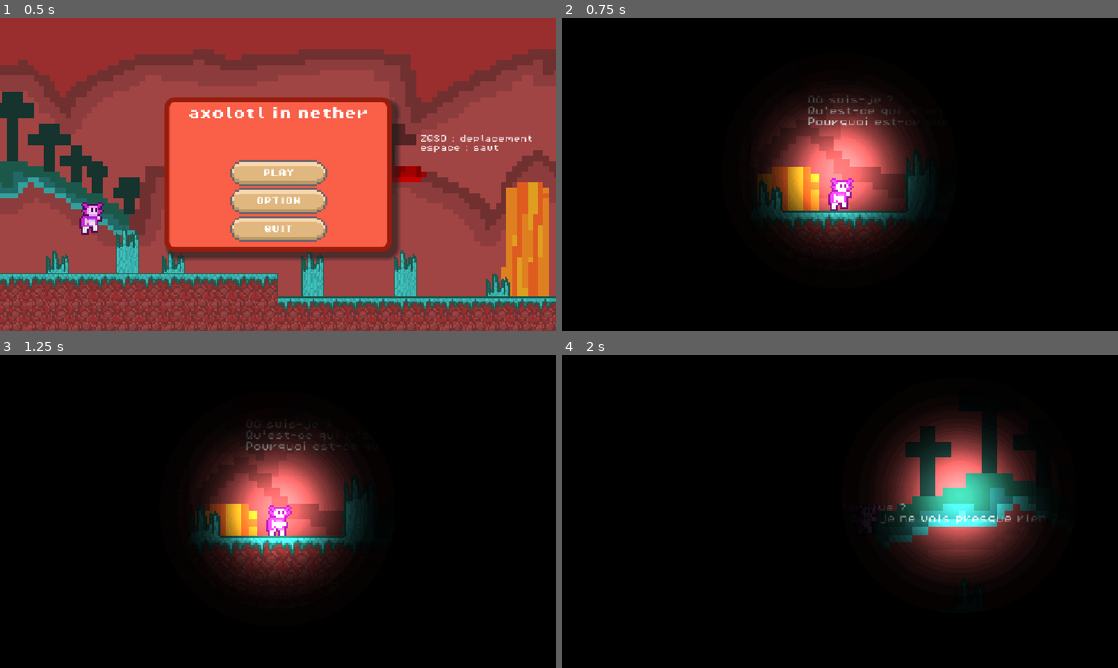
Above: before the commit, frames 1-4 (two rows, left to right).
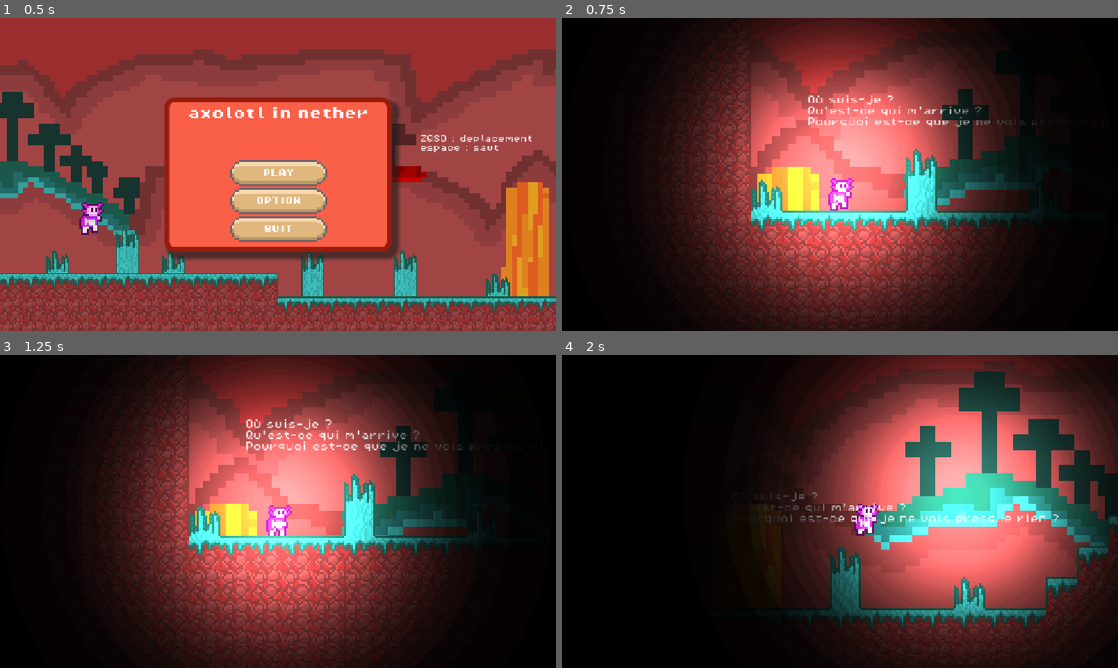
Above: after the commit, the same moments.

Repository: SashMuch/Axolotl-in-Nether
Game: Godot game, scene res://scene/main_menu.tscn
The game is run twice, just before and just after one commit, with the same random seed, the same clock (stepped at 60 frames per second) and the same inputs.
Inputs (mouse positions are in pixels of both pictures, inside the frame that each line leads up to):
- Up to frame 1 (0.5 s): no input
- Up to frame 2 (0.75 s): click "PLAY" at 0.5 s
- Up to frame 3 (1.25 s): no input
- Up to frame 4 (2 s): tap Enter (ui_accept) at 1.25 s; move the mouse to (962, 495) at 1.27 s; hold D (droite) from 1.28 s (still down); tap S (dash) at 1.35 s; click (962, 495) at 1.42 s; tap Space (saut) at 1.52 s

Frame 1 is identical in both runs. In frame 2, 58% of the frame differs, in the area x 14-87%, y 0-100%; in frame 3, 58%; in frame 4, 57%.

Commit message:
Version finale itch

Diff:
--- a/icon.svg
+++ b/icon.svg
@@ -1 +1,290 @@
-<svg xmlns="http://www.w3.org/2000/svg" width="128" height="128"><rect width="124" height="124" x="2" y="2" fill="#363d52" stroke="#212532" stroke-width="4" rx="14"/><g fill="#fff" transform="translate(12.322 12.322)scale(.101)"><path d="M105 673v33q407 354 814 0v-33z"/><path fill="#478cbf" d="m105 673 152 14q12 1 15 14l4 67 132 10 8-61q2-11 15-15h162q13 4 15 15l8 61 132-10 4-67q3-13 15-14l152-14V427q30-39 56-81-35-59-83-108-43 20-82 47-40-37-88-64 7-51 8-102-59-28-123-42-26 43-46 89-49-7-98 0-20-46-46-89-64 14-123 42 1 51 8 102-48 27-88 64-39-27-82-47-48 49-83 108 26 42 56 81zm0 33v39c0 276 813 276 814 0v-39l-134 12-5 69q-2 10-14 13l-162 11q-12 0-16-11l-10-65H446l-10 65q-4 11-16 11l-162-11q-12-3-14-13l-5-69z"/><path d="M483 600c0 34 58 34 58 0v-86c0-34-58-34-58 0z"/><circle cx="725" cy="526" r="90"/><circle cx="299" cy="526" r="90"/></g><g fill="#414042" transform="translate(12.322 12.322)scale(.101)"><circle cx="307" cy="532" r="60"/><circle cx="717" cy="532" r="60"/></g></svg>
+<?xml version="1.0" encoding="UTF-8"?>
+<svg xmlns="http://www.w3.org/2000/svg" width="256" height="256" viewBox="0 0 32 32">
+  <title>Icône axolotl rose - Godot</title>
+  <g shape-rendering="crispEdges">
+    <rect x="6" y="6" width="6" height="1" fill="#70004a"/>
+    <rect x="19" y="6" width="6" height="1" fill="#70004a"/>
+    <rect x="6" y="7" width="1" height="1" fill="#70004a"/>
+    <rect x="7" y="7" width="1" height="1" fill="#ff8fd4"/>
+    <rect x="8" y="7" width="1" height="1" fill="#ff1ea9"/>
+    <rect x="9" y="7" width="1" height="1" fill="#ff1fa6"/>
+    <rect x="10" y="7" width="1" height="1" fill="#f00082"/>
+    <rect x="11" y="7" width="1" height="1" fill="#70004a"/>
+    <rect x="19" y="7" width="1" height="1" fill="#70004a"/>
+    <rect x="20" y="7" width="1" height="1" fill="#fd59c0"/>
+    <rect x="21" y="7" width="1" height="1" fill="#ff29ab"/>
+    <rect x="22" y="7" width="1" height="1" fill="#ff0099"/>
+    <rect x="23" y="7" width="1" height="1" fill="#ff8fd4"/>
+    <rect x="24" y="7" width="1" height="1" fill="#70004a"/>
+    <rect x="6" y="8" width="1" height="1" fill="#70004a"/>
+    <rect x="7" y="8" width="1" height="1" fill="#ff19ab"/>
+    <rect x="8" y="8" width="1" height="1" fill="#ff1ca9"/>
+    <rect x="9" y="8" width="1" height="1" fill="#ff1fa6"/>
+    <rect x="10" y="8" width="1" height="1" fill="#ff0089"/>
+    <rect x="11" y="8" width="9" height="1" fill="#70004a"/>
+    <rect x="20" y="8" width="1" height="1" fill="#ff61c4"/>
+    <rect x="21" y="8" width="1" height="1" fill="#ff2aaa"/>
+    <rect x="22" y="8" width="1" height="1" fill="#ff039f"/>
+    <rect x="23" y="8" width="1" height="1" fill="#fc009f"/>
+    <rect x="24" y="8" width="1" height="1" fill="#70004a"/>
+    <rect x="4" y="9" width="5" height="1" fill="#70004a"/>
+    <rect x="9" y="9" width="1" height="1" fill="#ee0075"/>
+    <rect x="10" y="9" width="1" height="1" fill="#ff0493"/>
+    <rect x="11" y="9" width="1" height="1" fill="#a40053"/>
+    <rect x="12" y="9" width="7" height="1" fill="#ff32bc"/>
+    <rect x="19" y="9" width="1" height="1" fill="#ff1a9f"/>
+    <rect x="20" y="9" width="1" height="1" fill="#ff119a"/>
+    <rect x="21" y="9" width="1" height="1" fill="#f00078"/>
+    <rect x="22" y="9" width="5" height="1" fill="#70004a"/>
+    <rect x="4" y="10" width="1" height="1" fill="#70004a"/>
+    <rect x="5" y="10" width="1" height="1" fill="#ff8fd4"/>
+    <rect x="6" y="10" width="2" height="1" fill="#ff46ba"/>
+    <rect x="8" y="10" width="2" height="1" fill="#70004a"/>
+    <rect x="10" y="10" width="1" height="1" fill="#e40075"/>
+    <rect x="11" y="10" width="1" height="1" fill="#ff32bc"/>
+    <rect x="12" y="10" width="2" height="1" fill="#ffc3e9"/>
+    <rect x="14" y="10" width="1" height="1" fill="#ffa4dd"/>
+    <rect x="15" y="10" width="1" height="1" fill="#ffa2dd"/>
+    <rect x="16" y="10" width="1" height="1" fill="#ffa0dd"/>
+    <rect x="17" y="10" width="1" height="1" fill="#ffa5dd"/>
+    <rect x="18" y="10" width="1" height="1" fill="#ffb7e4"/>
+    <rect x="19" y="10" width="1" height="1" fill="#ff32bc"/>
+    <rect x="20" y="10" width="1" height="1" fill="#e20072"/>
+    <rect x="21" y="10" width="2" height="1" fill="#70004a"/>
+    <rect x="23" y="10" width="2" height="1" fill="#ff46ba"/>
+    <rect x="25" y="10" width="1" height="1" fill="#ff8fd4"/>
+    <rect x="26" y="10" width="1" height="1" fill="#70004a"/>
+    <rect x="4" y="11" width="1" height="1" fill="#70004a"/>
+    <rect x="5" y="11" width="2" height="1" fill="#ff46ba"/>
+    <rect x="7" y="11" width="1" height="1" fill="#fc0288"/>
+    <rect x="8" y="11" width="1" height="1" fill="#f70082"/>
+    <rect x="9" y="11" width="1" height="1" fill="#70004a"/>
+    <rect x="10" y="11" width="1" height="1" fill="#ff57c5"/>
+    <rect x="11" y="11" width="1" height="1" fill="#ff9eda"/>
+    <rect x="12" y="11" width="1" height="1" fill="#ff9fde"/>
+    <rect x="13" y="11" width="1" height="1" fill="#ffa4dd"/>
+    <rect x="14" y="11" width="1" height="1" fill="#ffa1dc"/>
+    <rect x="15" y="11" width="1" height="1" fill="#ffa2dd"/>
+    <rect x="16" y="11" width="3" height="1" fill="#ffa3dd"/>
+    <rect x="19" y="11" width="1" height="1" fill="#ffa8e3"/>
+    <rect x="20" y="11" width="1" height="1" fill="#ff59c4"/>
+    <rect x="21" y="11" width="1" height="1" fill="#70004a"/>
+    <rect x="22" y="11" width="1" height="1" fill="#f70082"/>
+    <rect x="23" y="11" width="1" height="1" fill="#fc0288"/>
+    <rect x="24" y="11" width="2" height="1" fill="#ff46ba"/>
+    <rect x="26" y="11" width="1" height="1" fill="#70004a"/>
+    <rect x="4" y="12" width="2" height="1" fill="#70004a"/>
+    <rect x="6" y="12" width="1" height="1" fill="#f7007f"/>
+    <rect x="7" y="12" width="1" height="1" fill="#ff0b91"/>
+    <rect x="8" y="12" width="1" height="1" fill="#ff0c99"/>
+    <rect x="9" y="12" width="1" height="1" fill="#ff57c5"/>
+    <rect x="10" y="12" width="1" height="1" fill="#ffa5dc"/>
+    <rect x="11" y="12" width="1" height="1" fill="#ffa3dc"/>
+    <rect x="12" y="12" width="1" height="1" fill="#ffa2dc"/>
+    <rect x="13" y="12" width="1" height="1" fill="#ffa2dd"/>
+    <rect x="14" y="12" width="1" height="1" fill="#ffa3dc"/>
+    <rect x="15" y="12" width="1" height="1" fill="#ffa4dd"/>
+    <rect x="16" y="12" width="1" height="1" fill="#ffa2dd"/>
+    <rect x="17" y="12" width="1" height="1" fill="#ffa4dd"/>
+    <rect x="18" y="12" width="1" height="1" fill="#ffa2dc"/>
+    <rect x="19" y="12" width="1" height="1" fill="#ffa0db"/>
+    <rect x="20" y="12" width="1" height="1" fill="#ffa4dd"/>
+    <rect x="21" y="12" width="1" height="1" fill="#ff32bc"/>
+    <rect x="22" y="12" width="1" height="1" fill="#ff0c99"/>
+    <rect x="23" y="12" width="1" height="1" fill="#ff0b91"/>
+    <rect x="24" y="12" width="1" height="1" fill="#f7007f"/>
+    <rect x="25" y="12" width="2" height="1" fill="#70004a"/>
+    <rect x="5" y="13" width="2" height="1" fill="#70004a"/>
+    <rect x="7" y="13" width="1" height="1" fill="#a20055"/>
+    <rect x="8" y="13" width="1" height="1" fill="#ec0075"/>
+    <rect x="9" y="13" width="1" height="1" fill="#ff57c5"/>
+    <rect x="10" y="13" width="1" height="1" fill="#ffa2dc"/>
+    <rect x="11" y="13" width="3" height="1" fill="#70004a"/>
+    <rect x="14" y="13" width="2" height="1" fill="#ffa4dd"/>
+    <rect x="16" y="13" width="1" height="1" fill="#ffa2dd"/>
+    <rect x="17" y="13" width="3" height="1" fill="#70004a"/>
+    <rect x="20" y="13" width="1" height="1" fill="#ffa3dc"/>
+    <rect x="21" y="13" width="1" height="1" fill="#ff59c4"/>
+    <rect x="22" y="13" width="1" height="1" fill="#ec0075"/>
+    <rect x="23" y="13" width="1" height="1" fill="#a20055"/>
+    <rect x="24" y="13" width="1" height="1" fill="#70004a"/>
+    <rect x="3" y="14" width="4" height="1" fill="#70004a"/>
+    <rect x="7" y="14" width="1" height="1" fill="#a70054"/>
+    <rect x="8" y="14" width="1" height="1" fill="#f20073"/>
+    <rect x="9" y="14" width="1" height="1" fill="#ff57c5"/>
+    <rect x="10" y="14" width="1" height="1" fill="#ffa8df"/>
+    <rect x="11" y="14" width="3" height="1" fill="#70004a"/>
+    <rect x="14" y="14" width="1" height="1" fill="#ffa3dd"/>
+    <rect x="15" y="14" width="1" height="1" fill="#ffa2dc"/>
+    <rect x="16" y="14" width="1" height="1" fill="#ffa2dd"/>
+    <rect x="17" y="14" width="3" height="1" fill="#70004a"/>
+    <rect x="20" y="14" width="1" height="1" fill="#ff9cd9"/>
+    <rect x="21" y="14" width="1" height="1" fill="#ff32bc"/>
+    <rect x="22" y="14" width="1" height="1" fill="#f20073"/>
+    <rect x="23" y="14" width="1" height="1" fill="#a70054"/>
+    <rect x="24" y="14" width="4" height="1" fill="#70004a"/>
+    <rect x="3" y="15" width="1" height="1" fill="#70004a"/>
+    <rect x="4" y="15" width="1" height="1" fill="#ff9bdf"/>
+    <rect x="5" y="15" width="1" height="1" fill="#ff45bb"/>
+    <rect x="6" y="15" width="1" height="1" fill="#ec0078"/>
+    <rect x="7" y="15" width="2" height="1" fill="#70004a"/>
+    <rect x="9" y="15" width="1" height="1" fill="#ff59c4"/>
+    <rect x="10" y="15" width="1" height="1" fill="#ffa5de"/>
+    <rect x="11" y="15" width="3" height="1" fill="#70004a"/>
+    <rect x="14" y="15" width="1" height="1" fill="#ff9ddc"/>
+    <rect x="15" y="15" width="1" height="1" fill="#ffa3dc"/>
+    <rect x="16" y="15" width="1" height="1" fill="#ffa2dd"/>
+    <rect x="17" y="15" width="3" height="1" fill="#70004a"/>
+    <rect x="20" y="15" width="1" height="1" fill="#ffa6de"/>
+    <rect x="21" y="15" width="1" height="1" fill="#ff57c5"/>
+    <rect x="22" y="15" width="2" height="1" fill="#70004a"/>
+    <rect x="24" y="15" width="1" height="1" fill="#ff45b8"/>
+    <rect x="25" y="15" width="1" height="1" fill="#ff5ebb"/>
+    <rect x="26" y="15" width="1" height="1" fill="#ff8fd4"/>
+    <rect x="27" y="15" width="1" height="1" fill="#70004a"/>
+    <rect x="3" y="16" width="1" height="1" fill="#70004a"/>
+    <rect x="4" y="16" width="1" height="1" fill="#ff2aba"/>
+    <rect x="5" y="16" width="1" height="1" fill="#ff17a5"/>
+    <rect x="6" y="16" width="1" height="1" fill="#ff12a0"/>
+    <rect x="7" y="16" width="1" height="1" fill="#ff0193"/>
+    <rect x="8" y="16" width="1" height="1" fill="#ff0094"/>
+    <rect x="9" y="16" width="1" height="1" fill="#ff32bc"/>
+    <rect x="10" y="16" width="1" height="1" fill="#ffa5dc"/>
+    <rect x="11" y="16" width="1" height="1" fill="#ffa0dd"/>
+    <rect x="12" y="16" width="2" height="1" fill="#ff9edc"/>
+    <rect x="14" y="16" width="1" height="1" fill="#ffa2db"/>
+    <rect x="15" y="16" width="1" height="1" fill="#ffa0db"/>
+    <rect x="16" y="16" width="1" height="1" fill="#ffa2dd"/>
+    <rect x="17" y="16" width="1" height="1" fill="#ff9edc"/>
+    <rect x="18" y="16" width="1" height="1" fill="#ffa0dd"/>
+    <rect x="19" y="16" width="1" height="1" fill="#ffa0db"/>
+    <rect x="20" y="16" width="1" height="1" fill="#ffa2dc"/>
+    <rect x="21" y="16" width="1" height="1" fill="#ff59c4"/>
+    <rect x="22" y="16" width="1" height="1" fill="#ff0094"/>
+    <rect x="23" y="16" width="1" height="1" fill="#ff0193"/>
+    <rect x="24" y="16" width="1" height="1" fill="#ff12a0"/>
+    <rect x="25" y="16" width="1" height="1" fill="#ff17a5"/>
+    <rect x="26" y="16" width="1" height="1" fill="#ff008e"/>
+    <rect x="27" y="16" width="1" height="1" fill="#70004a"/>
+    <rect x="3" y="17" width="2" height="1" fill="#70004a"/>
+    <rect x="5" y="17" width="1" height="1" fill="#df0172"/>
+    <rect x="6" y="17" width="1" height="1" fill="#ff038e"/>
+    <rect x="7" y="17" width="1" height="1" fill="#f40082"/>
+    <rect x="8" y="17" width="1" height="1" fill="#f70082"/>
+    <rect x="9" y="17" width="1" height="1" fill="#ff32bc"/>
+    <rect x="10" y="17" width="1" height="1" fill="#ffa2db"/>
+    <rect x="11" y="17" width="1" height="1" fill="#ffa2dd"/>
+    <rect x="12" y="17" width="1" height="1" fill="#ffa2db"/>
+    <rect x="13" y="17" width="1" height="1" fill="#ffa2dc"/>
+    <rect x="14" y="17" width="1" height="1" fill="#ffa3dd"/>
+    <rect x="15" y="17" width="1" height="1" fill="#ffa2dd"/>
+    <rect x="16" y="17" width="1" height="1" fill="#ffa3dd"/>
+    <rect x="17" y="17" width="1" height="1" fill="#ffa3df"/>
+    <rect x="18" y="17" width="1" height="1" fill="#ffa2dd"/>
+    <rect x="19" y="17" width="1" height="1" fill="#ffa2db"/>
+    <rect x="20" y="17" width="1" height="1" fill="#ff9fdb"/>
+    <rect x="21" y="17" width="1" height="1" fill="#ff32bc"/>
+    <rect x="22" y="17" width="1" height="1" fill="#f70082"/>
+    <rect x="23" y="17" width="1" height="1" fill="#f40082"/>
+    <rect x="24" y="17" width="1" height="1" fill="#ff038e"/>
+    <rect x="25" y="17" width="1" height="1" fill="#df0172"/>
+    <rect x="26" y="17" width="1" height="1" fill="#70004a"/>
+    <rect x="4" y="18" width="1" height="1" fill="#70004a"/>
+    <rect x="5" y="18" width="1" height="1" fill="#c1005a"/>
+    <rect x="6" y="18" width="1" height="1" fill="#ff008a"/>
+    <rect x="7" y="18" width="1" height="1" fill="#dd0073"/>
+    <rect x="8" y="18" width="1" height="1" fill="#e30074"/>
+    <rect x="9" y="18" width="1" height="1" fill="#ff32bc"/>
+    <rect x="10" y="18" width="1" height="1" fill="#ffa3db"/>
+    <rect x="11" y="18" width="1" height="1" fill="#ffa5dd"/>
+    <rect x="12" y="18" width="1" height="1" fill="#ffa2dc"/>
+    <rect x="13" y="18" width="2" height="1" fill="#ffa1dc"/>
+    <rect x="15" y="18" width="1" height="1" fill="#ffa1db"/>
+    <rect x="16" y="18" width="2" height="1" fill="#ffa4dd"/>
+    <rect x="18" y="18" width="1" height="1" fill="#ffa1dc"/>
+    <rect x="19" y="18" width="1" height="1" fill="#ffa0dd"/>
+    <rect x="20" y="18" width="1" height="1" fill="#ffa3dd"/>
+    <rect x="21" y="18" width="1" height="1" fill="#ff32bc"/>
+    <rect x="22" y="18" width="1" height="1" fill="#e30074"/>
+    <rect x="23" y="18" width="1" height="1" fill="#dd0073"/>
+    <rect x="24" y="18" width="1" height="1" fill="#ff008a"/>
+    <rect x="25" y="18" width="1" height="1" fill="#c1005a"/>
+    <rect x="26" y="18" width="1" height="1" fill="#70004a"/>
+    <rect x="4" y="19" width="5" height="1" fill="#70004a"/>
+    <rect x="9" y="19" width="1" height="1" fill="#ff32bc"/>
+    <rect x="10" y="19" width="1" height="1" fill="#ffa3db"/>
+    <rect x="11" y="19" width="2" height="1" fill="#ffa5dd"/>
+    <rect x="13" y="19" width="1" height="1" fill="#ff1fb5"/>
+    <rect x="14" y="19" width="1" height="1" fill="#ff21b7"/>
+    <rect x="15" y="19" width="1" height="1" fill="#ff24b9"/>
+    <rect x="16" y="19" width="1" height="1" fill="#ff23b9"/>
+    <rect x="17" y="19" width="1" height="1" fill="#ff24ba"/>
+    <rect x="18" y="19" width="1" height="1" fill="#ffa5dd"/>
+    <rect x="19" y="19" width="1" height="1" fill="#ffa3db"/>
+    <rect x="20" y="19" width="1" height="1" fill="#ff9cd9"/>
+    <rect x="21" y="19" width="1" height="1" fill="#ff32bc"/>
+    <rect x="22" y="19" width="5" height="1" fill="#70004a"/>
+    <rect x="8" y="20" width="1" height="1" fill="#70004a"/>
+    <rect x="9" y="20" width="1" height="1" fill="#ff65c8"/>
+    <rect x="10" y="20" width="1" height="1" fill="#ffa4dc"/>
+    <rect x="11" y="20" width="1" height="1" fill="#ffa5dd"/>
+    <rect x="12" y="20" width="1" height="1" fill="#ff21b7"/>
+    <rect x="13" y="20" width="1" height="1" fill="#ff1db3"/>
+    <rect x="14" y="20" width="3" height="1" fill="#70004a"/>
+    <rect x="17" y="20" width="1" height="1" fill="#ff2dc3"/>
+    <rect x="18" y="20" width="1" height="1" fill="#ff40be"/>
+    <rect x="19" y="20" width="1" height="1" fill="#ff98da"/>
+    <rect x="20" y="20" width="1" height="1" fill="#ffa5dd"/>
+    <rect x="21" y="20" width="1" height="1" fill="#ff59c4"/>
+    <rect x="22" y="20" width="1" height="1" fill="#70004a"/>
+    <rect x="8" y="21" width="1" height="1" fill="#70004a"/>
+    <rect x="9" y="21" width="1" height="1" fill="#ff6dcc"/>
+    <rect x="10" y="21" width="1" height="1" fill="#ffa3da"/>
+    <rect x="11" y="21" width="1" height="1" fill="#ffa5dd"/>
+    <rect x="12" y="21" width="1" height="1" fill="#ff21b7"/>
+    <rect x="13" y="21" width="2" height="1" fill="#70004a"/>
+    <rect x="16" y="21" width="2" height="1" fill="#70004a"/>
+    <rect x="18" y="21" width="1" height="1" fill="#ff21b7"/>
+    <rect x="19" y="21" width="1" height="1" fill="#ffa2dd"/>
+    <rect x="20" y="21" width="1" height="1" fill="#ff9fdd"/>
+    <rect x="21" y="21" width="1" height="1" fill="#ff59c4"/>
+    <rect x="22" y="21" width="1" height="1" fill="#70004a"/>
+    <rect x="8" y="22" width="1" height="1" fill="#70004a"/>
+    <rect x="9" y="22" width="1" height="1" fill="#ff32bc"/>
+    <rect x="10" y="22" width="1" height="1" fill="#ffa5dc"/>
+    <rect x="11" y="22" width="1" height="1" fill="#ffa5dd"/>
+    <rect x="12" y="22" width="1" height="1" fill="#ff0ca7"/>
+    <rect x="13" y="22" width="1" height="1" fill="#70004a"/>
+    <rect x="17" y="22" width="1" height="1" fill="#70004a"/>
+    <rect x="18" y="22" width="1" height="1" fill="#ff5dcb"/>
+    <rect x="19" y="22" width="1" height="1" fill="#ffa4dc"/>
+    <rect x="20" y="22" width="1" height="1" fill="#ffa4dd"/>
+    <rect x="21" y="22" width="1" height="1" fill="#ff11a4"/>
+    <rect x="22" y="22" width="1" height="1" fill="#70004a"/>
+    <rect x="8" y="23" width="1" height="1" fill="#70004a"/>
+    <rect x="9" y="23" width="1" height="1" fill="#ff51c5"/>
+    <rect x="10" y="23" width="1" height="1" fill="#ffa1db"/>
+    <rect x="11" y="23" width="1" height="1" fill="#ffa2db"/>
+    <rect x="12" y="23" width="1" height="1" fill="#ff51c5"/>
+    <rect x="13" y="23" width="1" height="1" fill="#70004a"/>
+    <rect x="17" y="23" width="1" height="1" fill="#70004a"/>
+    <rect x="18" y="23" width="1" height="1" fill="#ff49c4"/>
+    <rect x="19" y="23" width="2" height="1" fill="#ffa2db"/>
+    <rect x="21" y="23" width="1" height="1" fill="#ff37bb"/>
+    <rect x="22" y="23" width="1" height="1" fill="#70004a"/>
+    <rect x="8" y="24" width="1" height="1" fill="#70004a"/>
+    <rect x="9" y="24" width="1" height="1" fill="#ff57c5"/>
+    <rect x="10" y="24" width="1" height="1" fill="#ff51c5"/>
+    <rect x="11" y="24" width="1" height="1" fill="#ff32bc"/>
+    <rect x="12" y="24" width="1" height="1" fill="#ff51c5"/>
+    <rect x="13" y="24" width="1" height="1" fill="#70004a"/>
+    <rect x="17" y="24" width="1" height="1" fill="#70004a"/>
+    <rect x="18" y="24" width="1" height="1" fill="#ff48c5"/>
+    <rect x="19" y="24" width="1" height="1" fill="#ff44c1"/>
+    <rect x="20" y="24" width="1" height="1" fill="#ff5ac7"/>
+    <rect x="21" y="24" width="1" height="1" fill="#ff31bb"/>
+    <rect x="22" y="24" width="1" height="1" fill="#70004a"/>
+    <rect x="8" y="25" width="6" height="1" fill="#70004a"/>
+    <rect x="17" y="25" width="6" height="1" fill="#70004a"/>
+  </g>
+</svg>
--- a/project.godot
+++ b/project.godot
@@ -10,10 +10,10 @@
 
 [application]
 
-config/name="Jeu vacances"
+config/name="Axolotl in Nether"
 run/main_scene="uid://cee2lx01wfrym"
 config/features=PackedStringArray("4.7", "Forward Plus")
-config/icon="res://icon.svg"
+config/icon="uid://dyf2tlsdgaykh"
 
 [autoload]
 
--- a/scene/vue.tscn
+++ b/scene/vue.tscn
@@ -12,7 +12,7 @@
 [node name="PointLight2D" type="PointLight2D" parent="." unique_id=1524318522]
 energy = 9.41
 texture = ExtResource("1_g4a5m")
-texture_scale = 0.3
+texture_scale = 0.7
 
 [node name="Area2D" type="Area2D" parent="." unique_id=1877368207 groups=["souris"]]
 z_index = 1
--- a/script/player.gd
+++ b/script/player.gd
@@ -136,3 +136,7 @@
 
 func _on_timer_ral_temp_timeout() -> void:
 	arreter_ralentissement()
+
+func _input(event):
+	if event.is_action_pressed("ui_cancel"):
+		get_tree().change_scene_to_file("res://scene/main_menu.tscn")
Not shown, changed: export_presets.cfg
